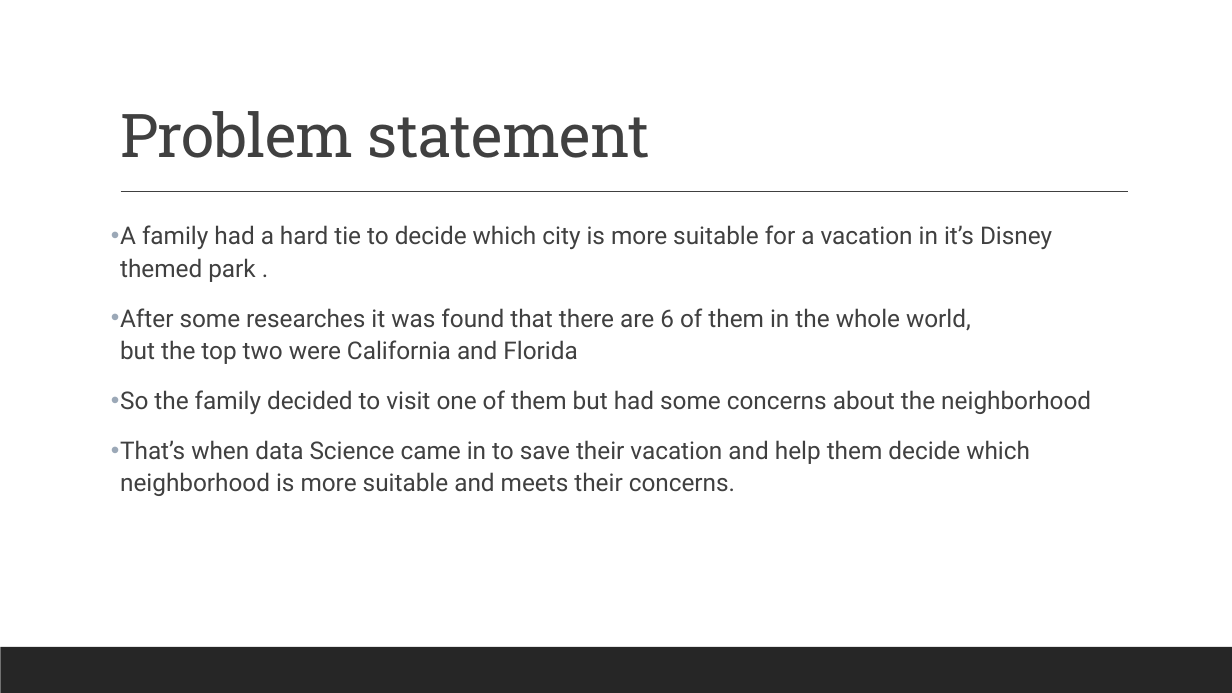
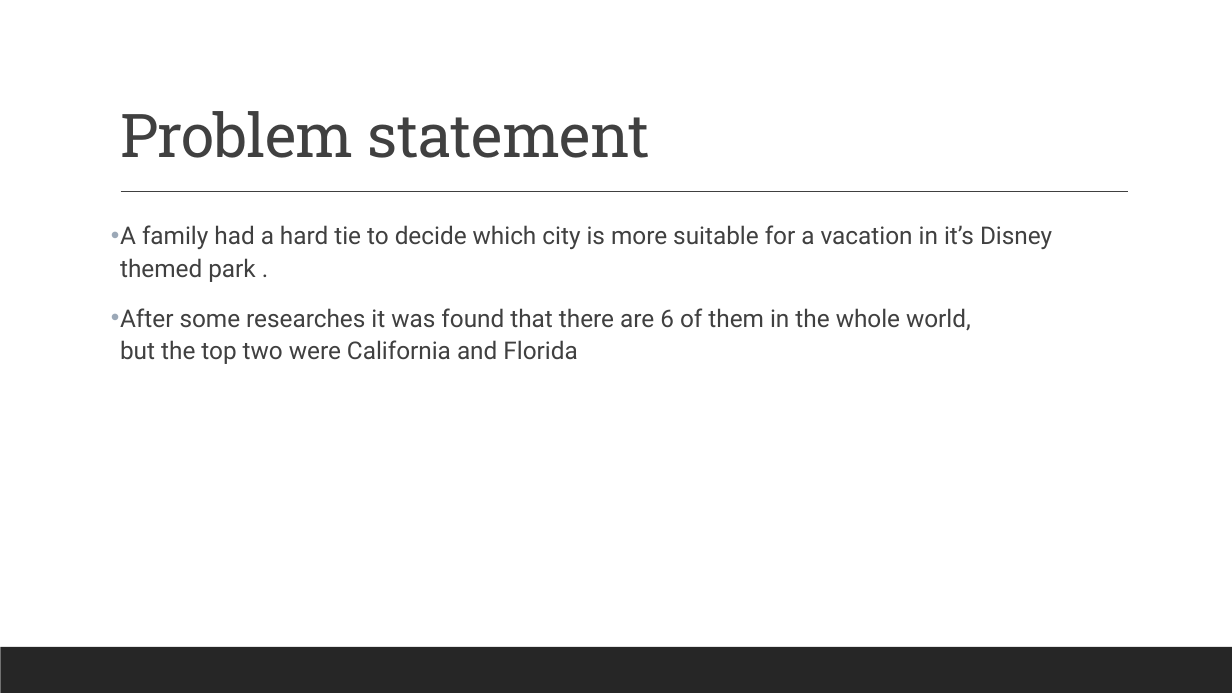
Before and after one commit to NohaGalal04/Coursera_Capstone, a slide deck: slide 3 of California.pptx (slide 2 before the commit). Drawn at 1232x693 pixels with LibreOffice and Linux fonts; fonts in the diff are those of the drawing. Boxes give left, top, right and bottom in pixels: in the first picture for what was removed or moved away, otherwise in the second. Text is boxed around its words. In the diff, an @@ line names an element or a change of style, - is before the commit and + after.

```diff
--- a/California.pptx
+++ b/California.pptx
@@ text at (120,390,1091,496): paragraphs removed @@
-• So the family decided to visit one of them but had some concerns about the neighborhood
-• That’s when data Science came in to save their vacation and help them decide which neighborhood is more suitable and meets their concerns.
```
Also in this commit, not shown: 2 other slides changed, 5 slides added.
